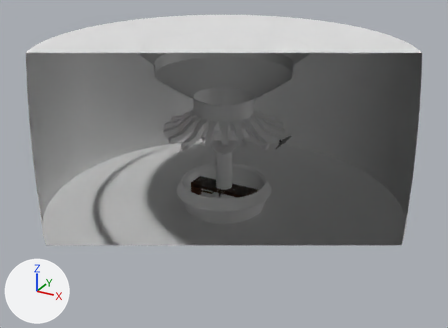
A saved change to the FBX model Assets/World/Models/Room.fbx.
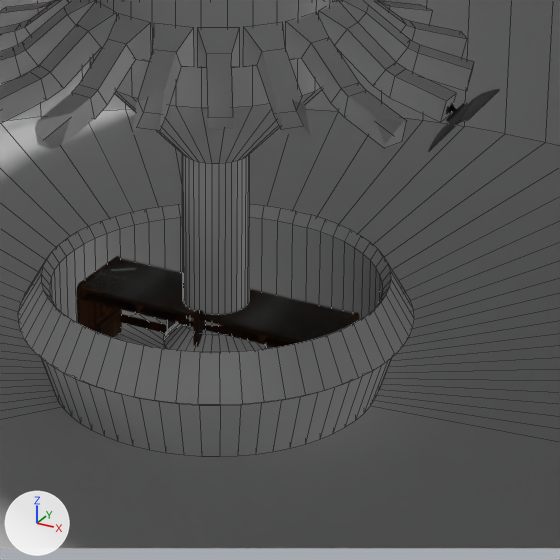
Old and new are each drawn whole from a camera (50 mm lens) standing at (12.74, -23.17, 13.7) and looking at (0.29, -0.53, 2.38) and again close up on the part from 39% to 68% of the width and 35% to 76% of the height. Every picture has the same lights, and +X, +Y and +Z are marked at lower left. The close-ups show mesh edges as thin lines. Everything nearer to the camera than a plane just in front of the edit is cut away. Where no turn or scale is listed for an object, it has been applied to the vertices.

Objects in the first close-up: 'BezierCurve', 'MiddleColumn', 'Room', 'RoomFloor', 'TV Frame', 'TVArm', 'Table'.
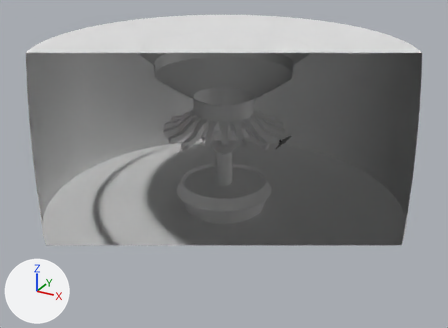
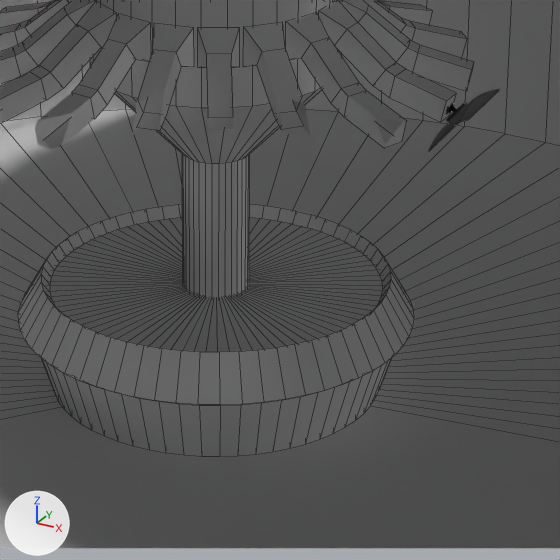
Edits to the bpy script that builds the scene:
```text
Add me_cylinder_007:
    me_cylinder_007.from_pydata(...)  # 87 vertices, 86 faces; spans x -1.93..1.93, y -1.93..1.93, z 0.0
Add ob_circleglass:
    ob_circleglass = bpy.data.objects.new('CircleGlass', me_cylinder_007)
    ob_circleglass.location = (0.0, 0.0, 1.17)
```

Where the change shows, as pixel boxes (x1, y1, x2, y2) in the close-ups (560 x 560 px):
'CircleGlass', added: after (49, 217, 383, 352)
'Table', unchanged, covered by the edit: before (77, 256, 360, 347)
